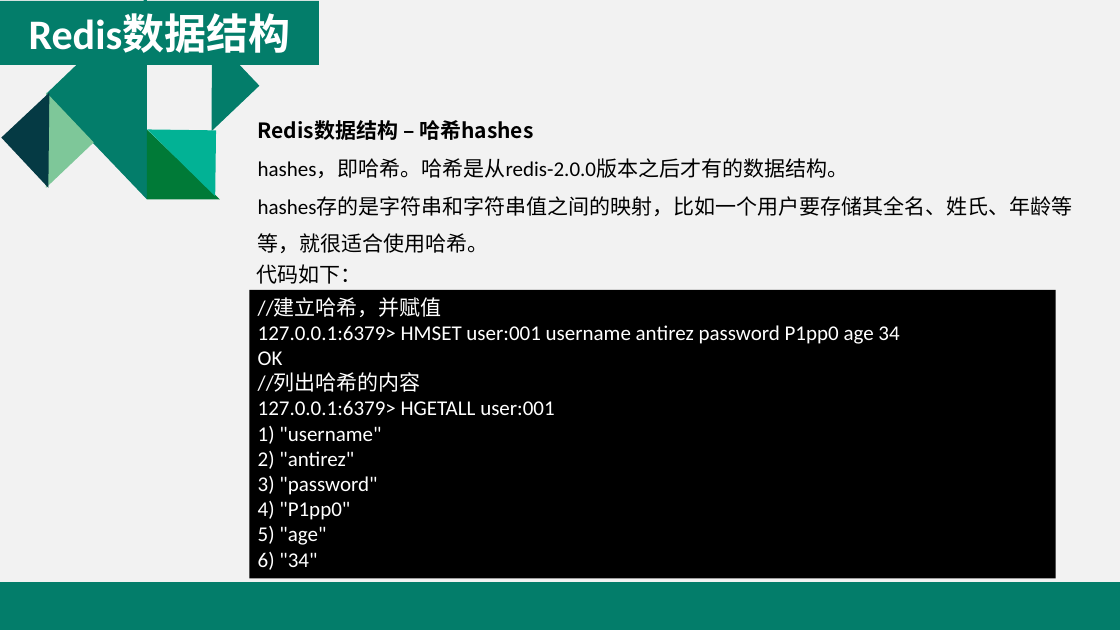
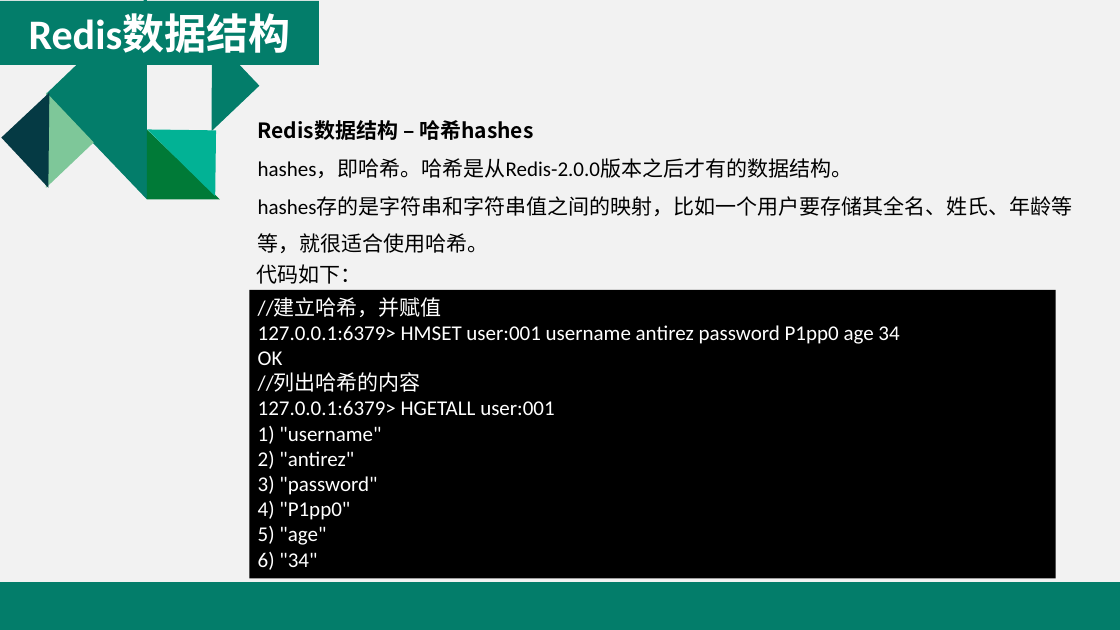
Before and after one commit to yuanhongqiu/baobaotao, a slide deck: slide 20 of taotao-manage/taotao-manage-web/src/main/resources/Redis介绍.pptx. Drawn at 1120x630 pixels with LibreOffice and Linux fonts; fonts in the diff are those of the drawing. Boxes give left, top, right and bottom in pixels: in the first picture for what was removed or moved away, otherwise in the second. Text is boxed around its words. In the diff, an @@ line names an element or a change of style, - is before the commit and + after.

```diff
--- a/taotao-manage/taotao-manage-web/src/main/resources/Redis介绍.pptx
+++ b/taotao-manage/taotao-manage-web/src/main/resources/Redis介绍.pptx
@@ text at (258,158,853,178): text changed @@
-hashes，即哈希。哈希是从redis-2.0.0版本之后才有的数据结构。
+hashes，即哈希。哈希是从Redis-2.0.0版本之后才有的数据结构。
```
Also in this commit, not shown: 16 other slides changed, 8 slides added, 11 slides removed.
